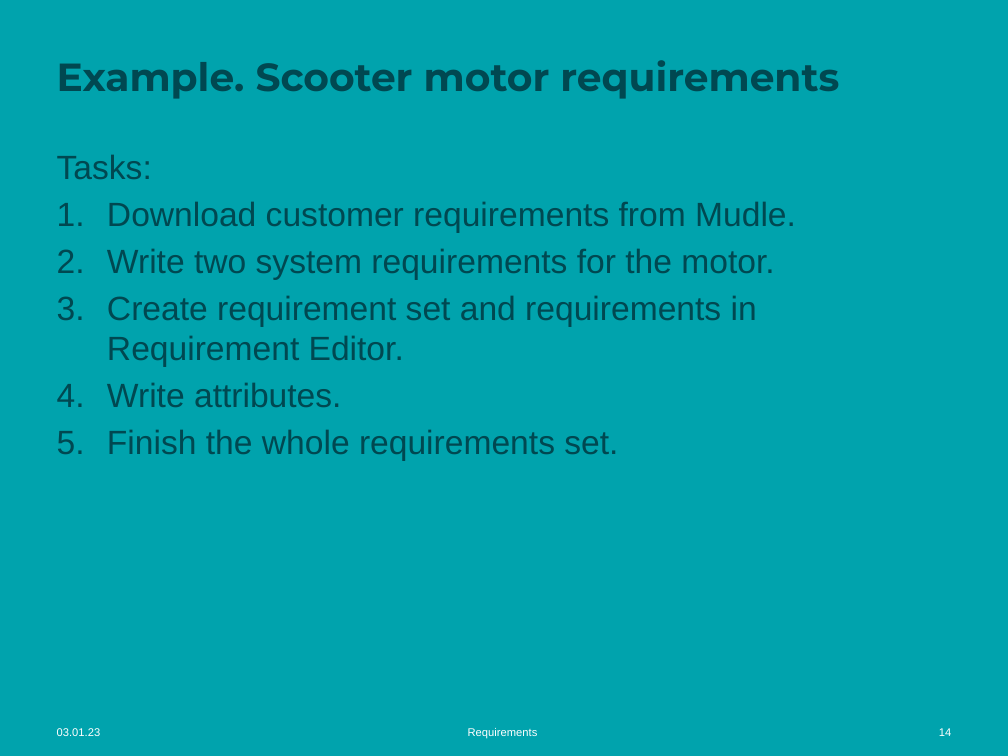
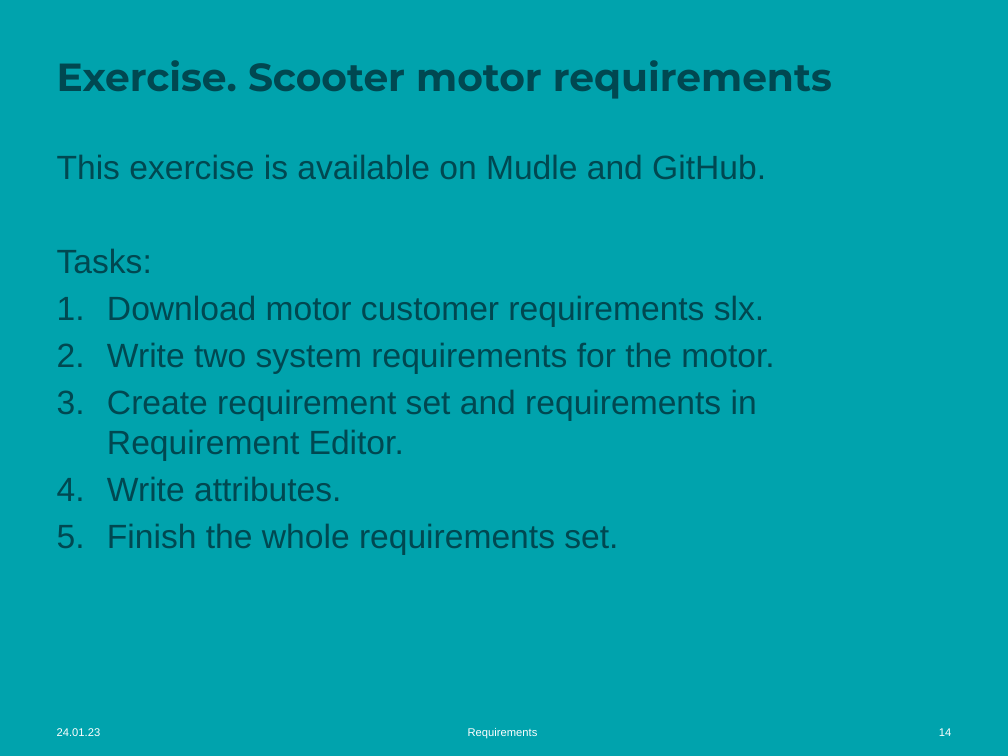
Before and after one commit to MU-MATHWORKS/MODEL-BASED-LIFE-CYCLE-WITH-MATLAB-SIMULINK, a slide deck: slide 14 of 2. Requirements/2.4 Requirements management in MATLAB.pptx. Drawn at 1008x756 pixels with LibreOffice and Linux fonts; fonts in the diff are those of the drawing; background and template pictures are left out. Boxes give left, top, right and bottom in pixels: in the first picture for what was removed or moved away, otherwise in the second. Text is boxed around its words. In the diff, an @@ line names an element or a change of style, - is before the commit and + after.

Commit message:
Added link to exercise info in ppt. Added start-up file to Matlab project. Added requirements exercise folder.

```diff
--- a/2. Requirements/2.4 Requirements management in MATLAB.pptx
+++ b/2. Requirements/2.4 Requirements management in MATLAB.pptx
@@ title at (57,60,832,99): text changed @@
-Example. Scooter motor requirements
+Exercise. Scooter motor requirements
@@ text at (57,155,766,179): paragraph added @@
+This exercise is available on Mudle and GitHub.
@@ text at (107,296,764,327): text changed @@
-1. Download customer requirements from Mudle.
+1. Download motor customer requirements slx.
@@ text at (57,728,101,736): text changed @@
-03.01.23
+24.01.23
```
Also in this commit, not shown: 32 other slides changed, 59 other files.
